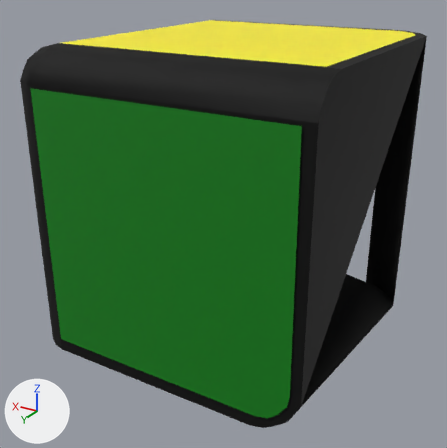
The OBJ model OllPractice.Unity/Assets/3DModels/corners/cornerYRG.obj: old version first, new version second.
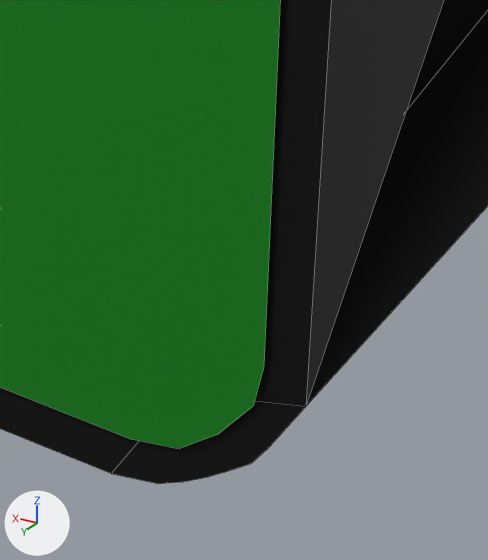
Each version is shown whole from a camera (50 mm lens) standing at (-0.181, 0.314, 0.132) and looking at (0.001, 0.011, -0.02), then close up on the part from 49% to 78% of the width and 67% to 100% of the height. Lighting does not change. The marker at lower left points along +X, +Y and +Z. The close-ups show mesh edges as thin lines. Where no turn or scale is listed for an object, it has been applied to the vertices. Vertices at the same position are counted once.

Script lines for the objects in view, before the commit:
```python
me_basiccorner_plane = bpy.data.meshes.new('BasicCorner_Plane')
me_basiccorner_plane.from_pydata(...)  # 121 vertices, 98 faces, 1 loose edge; spans x -0.09..0.09, y -0.09..0.09, z -0.09..0.09
me_basiccorner_plane.materials.append(mat_blackplastic)  # black #000000
# before: 16 (0.09, -0.062, -0.09), 26 (-0.073, 0.09, -0.086) at pixel (181, 482), 28 (-0.09, 0.09, -0.066) at pixel (305, 406), 29 (-0.062, 0.09, -0.09) at pixel (111, 473), 31 (-0.072, 0.09, -0.072)
# before: 34 (-0.076, 0.09, -0.084) at pixel (206, 477), 35 (-0.069, 0.09, -0.088) at pixel (158, 483), 36 (-0.079, 0.09, -0.082) at pixel (227, 471), 37 (-0.083, 0.09, -0.079) at pixel (251, 463), 38 (-0.085, 0.09, -0.075) at pixel (268, 447)
# before: 114 (-0.09, -0.066, -0.09), 115 (-0.062, -0.09, -0.09)
me_coloredside3_plane_005 = bpy.data.meshes.new('ColoredSide3_Plane.005')
me_coloredside3_plane_005.from_pydata([(-0.078, 0.091, -0.075), (0.068, 0.091, -0.082), (-0.083, 0.091, 0.07), (0.068, 0.091, 0.07), (-0.065, 0.091, -0.082), (-0.084, 0.091, -0.062), (-0.073, 0.091, -0.08), (-0.083, 0.091, -0.069)], [], [(0, 7, 5, 2, 3, 1, 4, 6)])
me_coloredside3_plane_005.materials.append(mat_greenside)  # green #017f11
ob_basiccorner_plane = bpy.data.objects.new('BasicCorner_Plane', me_basiccorner_plane)
ob_basiccorner_plane.location = (0.0, 0.0, 0.0)
ob_coloredside3_plane_005 = bpy.data.objects.new('ColoredSide3_Plane.005', me_coloredside3_plane_005)
ob_coloredside3_plane_005.location = (0.0, 0.0, 0.0)
```
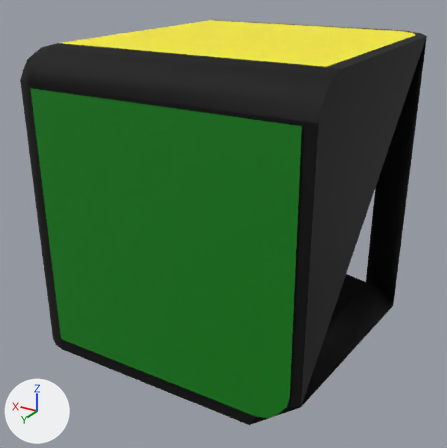
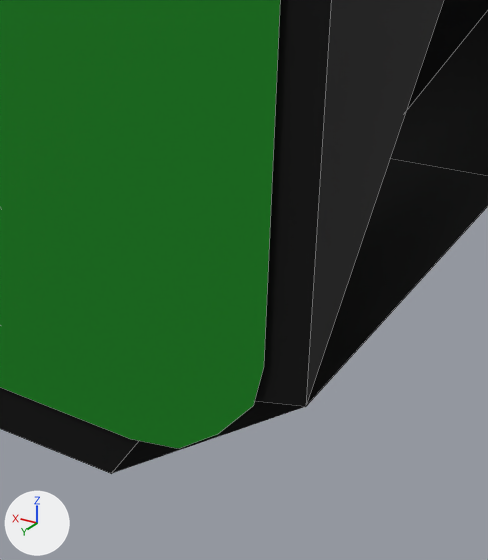
Commit message: Fix missing face in corners

Changed parts and their boxes (x1, y1, x2, y2) in the close-ups (488 x 560 px; the box of a moved part takes in the faces that stretch with it):
'BasicCorner_Plane', reshaped: before (0, 0, 488, 484); after (0, 0, 488, 474)
part 1 of me_basiccorner_plane, moved or reshaped: before (111, 0, 488, 484); after (111, 0, 488, 474)

What the commit changed:
me_basiccorner_plane has 121 vertices, 98 faces, 1 loose edge and spans x -0.09..0.09, y -0.09..0.09, z -0.09..0.09.
me_basiccorner_plane is used by ob_basiccorner_plane; location (0.0, 0.0, 0.0).
Verts and faces of me_basiccorner_plane; kept vertices keep their numbers, new ones are numbered from 121.
Part 1, on me_basiccorner_plane:
Vertices deleted: 26, 34 to 38 (with the faces that use them).
Faces deleted: (16, 115, 29).
New vertex 121 is at (-0.09, 0.012, -0.078).
New vertex 122 is at (-0.062, 0.0, -0.09).
New faces: (16, 115, 122, 29), (114, 121, 122, 115), (28, 31, 29, 122, 121).
